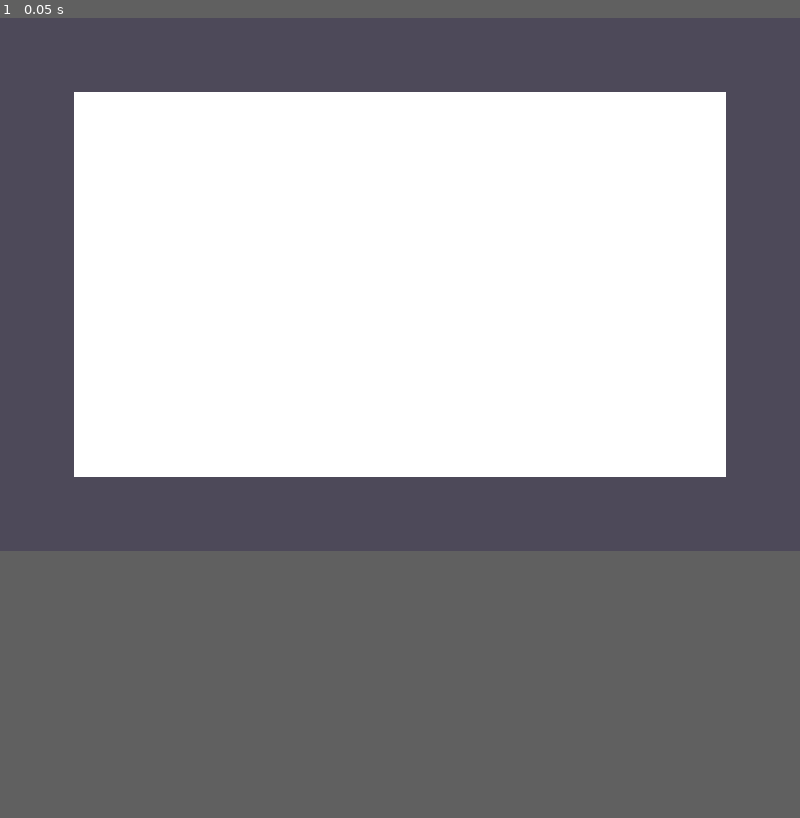
Above: before the commit, frame 1.
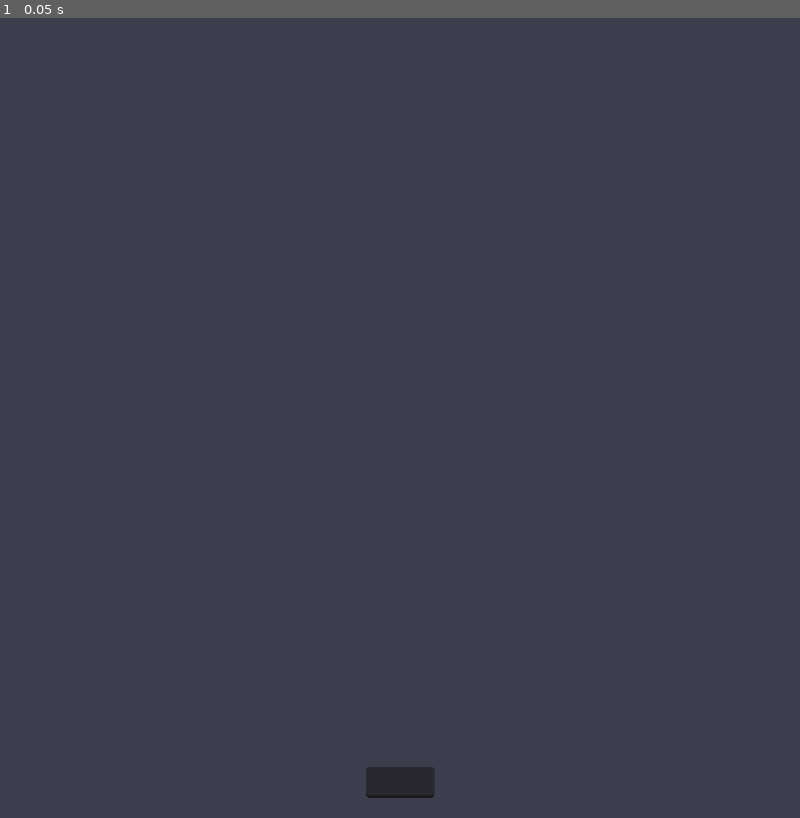
Above: after the commit, the same moment.

Repository: Nathaniel-Rabaya-CSUB/Habit-Tracker
Game: Godot game, scene res://control.tscn
The game is run twice, just before and just after one commit, with the same random seed, the same clock (stepped at 60 frames per second) and the same inputs.
Inputs:
- Up to frame 1 (0.05 s): no input
In our replay, the window is 800x533 before the commit and 800x800 after it. These sizes can differ from the game's own. Grey fills any space a smaller window leaves; there, only what the larger window draws over its background counts as a difference.

The runs differ from the first frame. In frame 1, 40% of the frame differs, in the area x 9-91%, y 9-98%.

Commit message:
Restart -> make a choice + made input / output code

Diff:
--- /dev/null
+++ b/control.gd
@@ -0,0 +1,10 @@
+extends Control
+
+@onready var line_edit: LineEdit = $ColorRect/user_input
+@onready var label: Label = $ColorRect/user_output
+
+func _ready() -> void:
+	line_edit.text_submitted.connect(_on_LineEdit_text_entered)
+
+func _on_LineEdit_text_entered(new_text: String) -> void:
+	label.text = "Your name is: " + new_text
--- a/control.tscn
+++ b/control.tscn
@@ -1,10 +1,6 @@
-[gd_scene load_steps=3 format=3 uid="uid://s7bbs2c7mfyj"]
+[gd_scene load_steps=2 format=3 uid="uid://drum0fn65l20b"]
 
-[sub_resource type="StyleBoxFlat" id="StyleBoxFlat_uchyk"]
-bg_color = Color(0.30275, 0.287, 0.35, 1)
-
-[sub_resource type="StyleBoxFlat" id="StyleBoxFlat_0fbet"]
-bg_color = Color(1, 1, 1, 1)
+[ext_resource type="Script" uid="uid://crwd7ulfsh7ou" path="res://control.gd" id="1_0fbet"]
 
 [node name="Control" type="Control"]
 layout_mode = 3
@@ -13,25 +9,41 @@
 anchor_bottom = 1.0
 grow_horizontal = 2
 grow_vertical = 2
+script = ExtResource("1_0fbet")
 
-[node name="bg" type="Panel" parent="."]
+[node name="ColorRect" type="ColorRect" parent="."]
 layout_mode = 1
 anchors_preset = 15
 anchor_right = 1.0
 anchor_bottom = 1.0
 grow_horizontal = 2
 grow_vertical = 2
-theme_override_styles/panel = SubResource("StyleBoxFlat_uchyk")
+color = Color(0.24, 0.245, 0.3, 1)
 
-[node name="hb_bg" type="Panel" parent="."]
+[node name="user_output" type="Label" parent="ColorRect"]
 layout_mode = 1
 anchors_preset = -1
-anchor_right = 1.0
+anchor_left = 0.5
+anchor_top = 1.0
+anchor_right = 0.5
 anchor_bottom = 1.0
-offset_left = 100.0
-offset_top = 100.0
-offset_right = -100.0
+offset_left = -40.0
+offset_top = -40.0
+offset_right = 40.0
 offset_bottom = -100.0
 grow_horizontal = 2
-grow_vertical = 2
-theme_override_styles/panel = SubResource("StyleBoxFlat_0fbet")
+grow_vertical = 0
+
+[node name="user_input" type="LineEdit" parent="ColorRect"]
+layout_mode = 1
+anchors_preset = -1
+anchor_left = 0.5
+anchor_top = 1.0
+anchor_right = 0.5
+anchor_bottom = 1.0
+offset_left = -34.2813
+offset_top = -31.0
+offset_right = 34.2813
+offset_bottom = -20.0
+grow_horizontal = 2
+grow_vertical = 0
--- /dev/null
+++ b/label.gd
@@ -0,0 +1 @@
+extends Label
--- a/project.godot
+++ b/project.godot
@@ -17,5 +17,5 @@
 
 [display]
 
-window/size/viewport_width=1080
-window/size/viewport_height=720
+window/size/viewport_width=800
+window/size/viewport_height=800
--- /dev/null
+++ b/view.gd
@@ -0,0 +1 @@
+extends Label
Not shown, added: control.gd.uid
Not shown, added: label.gd.uid
Not shown, added: view.gd.uid
